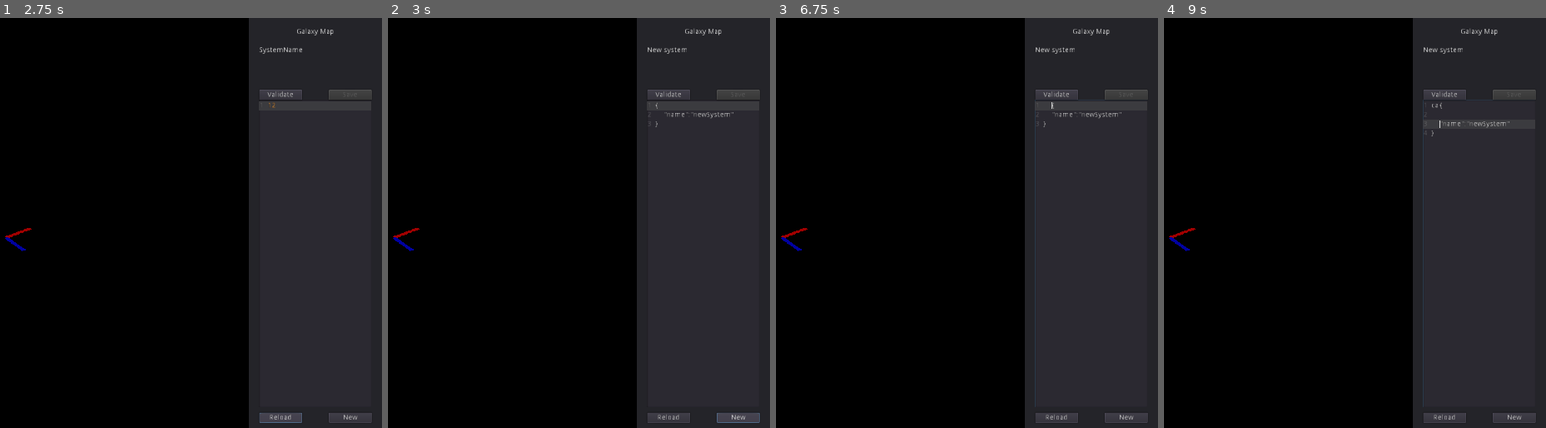
Above: before the commit, frames 1-4 (left to right).
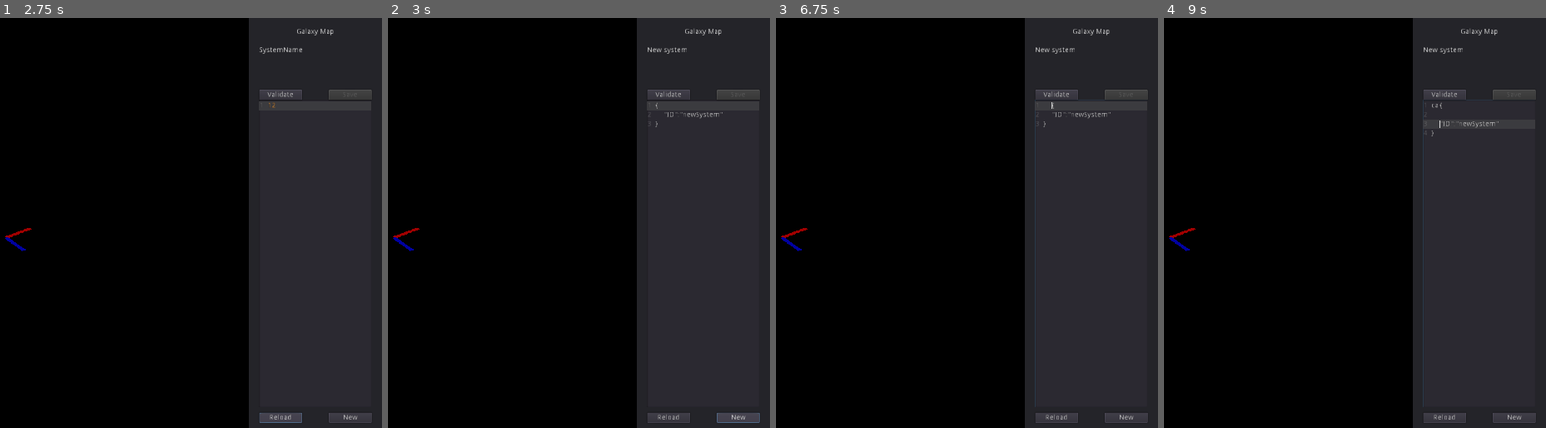
Above: after the commit, the same moments.

Repository: wraitii/WindRider
Game: Godot game, scene res://source/editors/GalaxyEditor.tscn
Same seed, same stepped clock (60 frames per second), same inputs: the game is played once before the commit and once after it. This scene is started directly instead of the project's main scene.
Inputs (mouse positions are in pixels of both pictures, inside the frame that each line leads up to):
- Up to frame 1 (2.75 s): click (317, 251) at 0.52 s; type "12" at 0.6 s; click "Validate" at 1.25 s; click "Reload" at 2 s
- Up to frame 2 (3 s): click "New" at 2.75 s
- Up to frame 3 (6.75 s): click "New" at 3.5 s; tap Enter (ship_dock) at 4.25, 5.1 s; move the mouse to (970, 202) at 4.27 s; hold Right (ship_rotate_right) 4.28-5.03 s; hold A (ship_aim_towards_target) 4.28-5.03 s; click (970, 202) at 4.42 s; tap Escape (ship_reset_systems) at 5, 5.75, 6.5 s; move the mouse to (outside the picture) at 5.02 s; hold Down (ship_reverse) 5.03-5.78 s; move the mouse to (890, 132) at 5.77 s; hold Right (ship_rotate_right) 5.78-6.53 s; tap Space (ship_fire) at 5.85 s; move the mouse to (791, 305) at 6.52 s; hold Up (ship_thrust) from 6.53 s (still down); tap Tab (ship_next_target) at 6.6 s; click (791, 305) at 6.67 s
- Up to frame 4 (9 s): tap Escape (ship_reset_systems) at 7.25, 8 s; move the mouse to (1412, 284) at 7.27 s; release Up (ship_thrust) at 7.28 s; hold Left (ship_rotate_left) 7.28-8.78 s; tap C (switch_camera) at 7.35 s; move the mouse to (outside the picture) at 8.02 s; tap A (ship_aim_towards_target) at 8.1 s; move the mouse to (1248, 223) at 8.77 s; hold Down (ship_reverse) from 8.78 s (still down); tap Enter (ship_dock) at 8.85 s; click (1248, 223) at 8.92 s

Frame 1 is identical in both runs. In frame 2, 0.1% of the frame differs, in the area x 72-91%, y 22-25%; in frame 3, 0.1%; in frame 4, 0.1%.
Error before the commit: Unable to iterate on object of type 'Nil'. (res://source/game/SystemsMgr.gd:23)
Error after the commit: Unable to iterate on object of type 'Nil'. (res://source/lib/DataMgr.gd:18)

Commit message:
Put in place what I need for societies and traits. Start a rework of managers but not sure it will pan out…

Diff:
--- a/project.godot
+++ b/project.godot
@@ -23,7 +23,6 @@
 
 IO="*res://source/lib/IO.gd"
 A2V="*res://source/lib/ArrayToVectors.gd"
-DataMgr="*res://source/lib/DataMgr.gd"
 NodeHelpers="*res://source/lib/NodeHelpers.gd"
 Core="*res://source/Core.gd"
 Enums="*res://source/game/Enums.gd"
--- a/source/Core.gd
+++ b/source/Core.gd
@@ -1,16 +1,17 @@
 extends Node
 ## Autoloaded at start, always present.
 
-const SystemsMgr = preload('game/SystemsMgr.gd')
-const ComponentDataMgr = preload('game/ComponentDataMgr.gd')
-const ShipDataManager = preload('game/ShipDataManager.gd')
-const LandableDataMgr = preload('game/LandableDataMgr.gd')
-const ProjectileDataMgr = preload('game/ProjectileDataMgr.gd')
+const DataMgr = preload('lib/DataMgr.gd')
+
+const SocietyMgr = preload('game/mgr/SocietyMgr.gd')
+const SystemsMgr = preload('game/mgr/SystemsMgr.gd')
+const LandableMgr = preload('game/mgr/LandableMgr.gd')
+const OutsideWorldSim = preload('game/OutsideWorldSimulator.gd')
+
+const DamageMgr = preload('game/DamageMgr.gd')
 
 const GalacticTime = preload('game/GalacticTime.gd')
 const GameStatus = preload('game/GameStatus.gd')
-const OutsideWorldSim = preload('game/OutsideWorldSimulator.gd')
-const DamageMgr = preload('game/DamageMgr.gd')
 
 const InGame = preload('game/ingame.tscn')
 const Docked = preload('game/Docked.tscn')
@@ -18,17 +19,25 @@
 const Character = preload('game/Character.tscn')
 const Ship = preload('game/Ship.tscn')
 
+var dataMgr = DataMgr.new();
+
+var societyMgr = SocietyMgr.new()
 var systemsMgr = SystemsMgr.new()
-var shipsData = ShipDataManager.new()
-var componentsData = ComponentDataMgr.new()
-var projectilesData = ProjectileDataMgr.new()
-var landablesData = LandableDataMgr.new()
-var gameState = GameStatus.new()
+var landablesData = LandableMgr.new()
 var outsideWorldSim = OutsideWorldSim.new()
+
+var gameState;
 var damageMgr = DamageMgr.new()
+
+func _init():
+	societyMgr.populate()
+	systemsMgr.populate()
+	landablesData.populate()
 
 func create_new_game():
 	NodeHelpers.queue_delete(get_node('/root/MainMenu'))
+
+	gameState = GameStatus.new()
 
 	gameState.galacticTime = GalacticTime.new(3065, 04, 12, 13, 48)
 
@@ -51,6 +60,7 @@
 
 func load_saved_game():
 	NodeHelpers.queue_delete(get_node('/root/MainMenu'))
+	gameState = GameStatus.new();
 	gameState.load_save(get_node('/root'));
 	load_scene();
 
--- a/source/editors/GalaxyEditor.gd
+++ b/source/editors/GalaxyEditor.gd
@@ -13,7 +13,7 @@
 
 func on_system_selected(system):
 	currentSystem = system;
-	get_node('GUI/SystemName').text = system.name
+	get_node('GUI/SystemName').text = system.ID
 	get_node('GUI/Code').text = IO.read_whole_file(system.raw_path)
 	pass;
 
@@ -22,7 +22,7 @@
 	if code.error != OK:
 		get_node('GUI/Save').disabled = true;
 		return;
-	if !Core.systemsMgr._core_validation(code.result, "", currentSystem.name):
+	if !Core.systemsMgr._core_validation(code.result, "", currentSystem.ID):
 		get_node('GUI/Save').disabled = true;
 		return;
 	get_node('GUI/Save').disabled = false;
@@ -36,24 +36,24 @@
 		Core.systemsMgr._load(get_node('FileDialog').current_path)
 		get_node('GalaxyView/GalaxyViewport/GalaxyMap/MapScript').init()
 		get_node('GUI/Save').disabled = true;
-		on_system_selected(Core.systemsMgr.get(JSON.parse(get_node('GUI/Code').text).result.name));
+		on_system_selected(Core.systemsMgr.get(JSON.parse(get_node('GUI/Code').text).result.ID));
 		return
 	IO.save_text_to_file(currentSystem.raw_path, str(get_node('GUI/Code').text))
-	Core.systemsMgr._unload(currentSystem.name)
+	Core.systemsMgr._unload(currentSystem.ID)
 	Core.systemsMgr._load(currentSystem.raw_path)
 	get_node('GalaxyView/GalaxyViewport/GalaxyMap/MapScript').init()
 	get_node('GUI/Save').disabled = true;
-	on_system_selected(Core.systemsMgr.get(JSON.parse(get_node('GUI/Code').text).result.name));
+	on_system_selected(Core.systemsMgr.get(JSON.parse(get_node('GUI/Code').text).result.ID));
 
 func _on_Code_text_changed():
 	get_node('GUI/Save').disabled = true;
 
 func _on_New_pressed():
-	var code = "{\n\t\"name\":\"newSystem\"\n}"
+	var code = "{\n\t\"ID\":\"newSystem\"\n}"
 	get_node('GUI/Save').disabled = true;
 	get_node('GUI/Code').text = code;
 	get_node('GUI/SystemName').text = "New system";
-	currentSystem = { "name": null }
+	currentSystem = { "ID": null }
 
 func _on_Reload_pressed():
 	Core.systemsMgr._reload();
--- a/source/game/Character.gd
+++ b/source/game/Character.gd
@@ -6,6 +6,9 @@
 
 var credits = 0;
 
+# Array of target - Opinion
+var relations = {}
+
 func set_current_ship(s):
 	ship = s;
 	Core.gameState.playerShip = s;
--- a/source/game/ComponentDataMgr.gd
+++ /dev/null
@@ -1,7 +0,0 @@
-extends "res://source/lib/DataMgr.gd"
-
-func _init().('Component', 'res://data/ship_components/'):
-	pass
-
-func _validation(data):
-	return true
--- a/source/game/Docked.gd
+++ b/source/game/Docked.gd
@@ -5,7 +5,7 @@
 func init(l):
 	Core.gameState.save_game();
 	landableData = l;
-	get_node('PlanetName').text = landableData.name
+	get_node('PlanetName').text = landableData.ID
 	_check_hyperfuel();
 
 func _on_Undock_pressed():
--- a/source/game/Landable.gd
+++ b/source/game/Landable.gd
@@ -1,6 +1,9 @@
 extends Area
 
 var data;
+
+### 0-100
+var societyPresence = {};
 
 func _ready():
 	add_to_group('Landables', true)
@@ -8,6 +11,13 @@
 
 func init(landableName):
 	data = Core.landablesData.get(landableName)
+	for c in data['society_presence']:
+		assert(Core.societyData.get(c['name'] != null))
+		societyPresence[c['name']] = c['presence']
+
+################
+################
+### Docking
 
 func deliver(obj):
 	obj.translation = translation
--- a/source/game/LandableDataMgr.gd
+++ /dev/null
@@ -1,7 +0,0 @@
-extends "res://source/lib/DataMgr.gd"
-
-func _init().('Landable', 'res://data/landables/'):
-	pass
-
-func _validation(landableData):
-	return true
--- /dev/null
+++ b/source/game/LifeEvent.gd
@@ -0,0 +1,5 @@
+extends Node
+
+### LifeEvent
+## An event that happened in the life of a character
+## Unlike traits, those are mostly for storytelling.
--- /dev/null
+++ b/source/game/Opinion.gd
@@ -0,0 +1,14 @@
+extends Node
+
+### Opinion
+## Keeps all events and current status
+## related to the relations between any two entities in-game
+
+var holder;
+var target;
+
+var core_opinion;
+
+func _init(h, t):
+	holder = h;
+	target = t;
--- a/source/game/ProjectileDataMgr.gd
+++ /dev/null
@@ -1,10 +0,0 @@
-extends "res://source/lib/DataMgr.gd"
-
-func _init().('Projectile', 'res://data/projectiles/'):
-	pass
-
-func _validation(data):
-	if !('type' in data):
-		print("Error: no type in projectile" + data.name)
-		return false
-	return true
--- a/source/game/Ship.gd
+++ b/source/game/Ship.gd
@@ -379,4 +379,4 @@
 	emit_signal('add_chat_message', chatData.message)
 	if convo is Docking:
 		if chatData.data.type == Docking.DOCKING_NOW:
-			dock(sender.data.name)
+			dock(sender.data.ID)
--- a/source/game/ShipDataManager.gd
+++ /dev/null
@@ -1,37 +0,0 @@
-extends Node
-
-var shipsData = {} setget __nos, __nog
-
-func _init():
-	var path = 'res://data/ships/'
-	var files = IO.list_dir(path, '.json')
-	for f in files:
-		_load_ship(path + f)
-
-func _load_ship(path):
-	var data = IO.read_json(path)
-
-	if !("name" in data):
-		print("Error: ship has no name: " + path)
-		return
-
-	if data['name'] in shipsData:
-		print('Error: Ship name ' + data['name'] + ' already exists.' + path);
-		return
-
-	if !("scene" in data):
-		print("Error: ship has no scenes: " + path)
-		return
-
-	shipsData[data['name']] = data
-
-func __nos(a):
-	pass
-func __nog():
-	pass
-
-func get(s):
-	if !(s in shipsData):
-		print("ship data for " + s + " not found")
-		return null
-	return shipsData[s]
--- /dev/null
+++ b/source/game/Society.gd
@@ -0,0 +1,16 @@
+extends 'Character.gd'
+
+const Opinion = preload('Opinion.gd')
+### Society
+## A society is supposed to represent a corporation or a government
+## Basically an entity that can have an opinion on other societies and characters
+
+var ID;
+
+func init(d):
+	ID = d.ID
+	if 'relations' in d:
+		for rel in d['relations']:
+			var tgt = Core.societyData.get(rel['target']);
+			var r = Opinion.new(self, tgt);
+			r.core_opinion = rel['core_opinion'];
--- a/source/game/System.gd
+++ b/source/game/System.gd
@@ -1,13 +1,13 @@
 extends Spatial
 
-var systemName : String;
+var ID : String;
 
 const Star = preload('Star.tscn')
 const Landable = preload('Landable.tscn')
 const JumpZone = preload('JumpZone.tscn')
 
 func init(systemData):
-	systemName = systemData.name;
+	ID = systemData.ID;
 	_parse_stars(systemData)
 	_parse_landables(systemData)
 	_parse_jump_zones(systemData)
@@ -30,7 +30,7 @@
 
 	for landableDef in sysData['landables']:
 		var landable = Landable.instance()
-		landable.init(landableDef['name'])
+		landable.init(landableDef['ID'])
 
 		self.add_child(landable)
 		var pos = landableDef['position']
@@ -43,7 +43,7 @@
 
 	for jsd in sysData['jump_zones']:
 		var pos = jsd['position']
-		var jumpTo = Core.systemsMgr.get(jsd['name'])
+		var jumpTo = Core.systemsMgr.get(jsd['ID'])
 		if !jumpTo: pass
 
 		var jumpZone = JumpZone.instance()
--- a/source/game/SystemsMgr.gd
+++ /dev/null
@@ -1,13 +0,0 @@
-extends "res://source/lib/DataMgr.gd"
-
-func _init().('System', 'res://data/systems/'):
-	pass
-
-func _validation(data):
-	if !('position' in data):
-		print("Error: System without position" + data.name)
-		return false
-	return true
-
-func get_systems():
-	return data
--- /dev/null
+++ b/source/game/Trait.gd
@@ -0,0 +1,5 @@
+extends Node
+
+### Trait
+## Holds information about the "personality" of a character/society.
+## Similar to CKII traits in functionality.
--- /dev/null
+++ b/source/game/dock/Marketplace.gd
@@ -0,0 +1,19 @@
+extends Control
+
+### Marketplace
+## Allows you to buy and sell stuff.
+## Combines the trade, outfit and shipyards functionality all in one.
+## This is just an abstraction for what's happening on the dock.
+
+var ownerDock;
+
+var products = {}
+
+func init(d):
+	ownerDock = d;
+	_update_products()
+
+func _update_products():
+	for socName in ownerDock.societyPresence:
+		var society = Core.societyData.get(
+	pass
--- /dev/null
+++ b/source/game/dock/Marketplace.tscn
@@ -0,0 +1,8 @@
+[gd_scene load_steps=2 format=2]
+
+[ext_resource path="res://source/game/dock/Marketplace.gd" type="Script" id=1]
+
+[node name="Marketplace" type="Control"]
+anchor_right = 1.0
+anchor_bottom = 1.0
+script = ExtResource( 1 )
--- a/source/game/gui/NavSystem.gd
+++ b/source/game/gui/NavSystem.gd
@@ -18,4 +18,4 @@
 	if !system.get_ref().targetNode:
 		get_node('Targeting').text = 'No nav target';
 		return
-	get_node('Targeting').text = 'Targeting: ' + system.get_ref().targetNode.name;
+	get_node('Targeting').text = 'Targeting: ' + system.get_ref().targetNode.ID;
--- a/source/game/gui/Radar.gd
+++ b/source/game/gui/Radar.gd
@@ -26,7 +26,7 @@
 
 		if l is JumpZone:
 			id = l.jumpTo;
-		else: id = l.data.name
+		else: id = l.data.ID
 
 		if id in radar:
 			pixel = radar[id]
--- a/source/game/gui/Target.gd
+++ b/source/game/gui/Target.gd
@@ -9,7 +9,7 @@
 func _process(delta):
 	assert(target.get_ref())
 
-	get_node('aligner/TargetInfo').text = target.get_ref().data.name;
+	get_node('aligner/TargetInfo').text = target.get_ref().data.ID;
 	var txt = "";
 	txt += 'Shields: ' + str(target.get_ref().shields) + '\n'
 	txt += 'Armour: ' + str(target.get_ref().armour) + '\n'
--- a/source/game/ingame.gd
+++ b/source/game/ingame.gd
@@ -27,7 +27,7 @@
 		assert(ship.docking.status == Enums.DOCKSTATUS.UNDOCKING)
 		var landables = get_tree().get_nodes_in_group('Landables')
 		for l in landables:
-			if l.data.name == ship.docking.dock:
+			if l.data.ID == ship.docking.dock:
 				l.deliver(ship)
 				break
 	elif ship.hyperNavigating != null:
--- /dev/null
+++ b/source/game/mgr/LandableMgr.gd
@@ -0,0 +1,14 @@
+extends "res://source/lib/EntityMgr.gd"
+
+const Landable = preload('../Landable.gd')
+
+func _init().('Landable', 'res://data/landables/'):
+	pass
+
+func create(data):
+	var item = Landable.new();
+	item.init(data);
+	return item;
+
+func validation(data, path):
+	return true
--- /dev/null
+++ b/source/game/mgr/SocietyMgr.gd
@@ -0,0 +1,16 @@
+extends "res://source/lib/EntityMgr.gd"
+
+const Society = preload('../Society.gd')
+
+func _init().('Society', 'res://data/societies/'):
+	pass
+
+func create(data):
+	var item = Society.new();
+	item.init(data);
+	return item;
+
+func validation(data, path):
+	if !('short_name' in data):
+		print("Missing short name in Society: " + path)
+	return true
--- /dev/null
+++ b/source/game/mgr/SystemsMgr.gd
@@ -0,0 +1,20 @@
+extends "res://source/lib/EntityMgr.gd"
+
+const System = preload('../System.gd')
+
+func _init().('Systems', 'res://data/systems/'):
+	pass
+
+func create(data):
+	var item = System.new();
+	item.init(data);
+	return item;
+
+func get_systems():
+	return data
+
+func validation(data, path):
+	if !('position' in data):
+		print("Error: System without position" + path)
+		return false
+	return true
--- a/source/lib/DataMgr.gd
+++ b/source/lib/DataMgr.gd
@@ -1,68 +1,29 @@
 extends Node
 
 ## DataMgr
-## Generic abstraction about preloading JSON data into memory
+## Generic handler for raw JSON raw data.
+## This is intended to hold data that won't change.
 
 var data = {} setget __nos, __nog
-var kind;
-var own_path;
 
 # Fake getters
-func __nos(a):
-	pass
-func __nog():
-	pass
+func __nos(a): pass
+func __nog(): pass
 
-func _init(k, path):
-	init(k, path)
+func _init():
+	_load_folder('res://data/');
 
-func init(k, path):
-	own_path = path;
-	kind = k
+func _load_folder(path):
 	var files = IO.list_dir(path, '.json')
 	for f in files:
 		_load(path + f)
 
-func _reload():
-	data = {};
-	init(kind, own_path)
-
-func _unload(name):
-	data.erase(name);
-
 func _load(path):
 	var datum = IO.read_json(path)
-
-	if !_core_validation(datum, path):
-		return null;
-
-	datum.raw_path = path
-
-	data[datum['name']] = datum
+	data[path] = datum
 
 func get(s):
 	if !(s in data):
-		print(kind + " data for " + s + " not found")
+		print("Data for " + s + " not found")
 		return null
 	return data[s]
-
-func _core_validation(datum, path, ignore_name = null):
-	if !('name' in datum):
-		print('Error: ' + kind + ' has no name: ' + path)
-		return false
-
-	if 'raw_path' in datum:
-		print('Error: ' + kind + ' uses reserved name raw_path: ' + path)
-		return false
-
-	if datum['name'] in data && (ignore_name == null || ignore_name != datum['name']):
-		print('Error: ' + kind + ' name ' + datum['name'] + ' already exists.' + path);
-		return false
-
-	if !_validation(datum):
-		return false
-
-	return true
-
-func _validation(data):
-	return true;
--- /dev/null
+++ b/source/lib/EntityMgr.gd
@@ -0,0 +1,46 @@
+extends Node
+
+## EntityMgr
+## Generic abstraction around and ID->Script
+## This holds no data
+
+var data = {} setget __nos, __nog
+var kind;
+var path;
+
+# Fake getters
+func __nos(a): pass
+func __nog(): pass
+
+func _init(k, p):
+	kind = k
+	path = p
+
+func populate():
+	var files = IO.list_dir(path, '.json')
+	for f in files:
+		var source = IO.read_json(path + f);
+		if !validation(source, path + f):
+			continue
+		var obj = create(source)
+		register(obj);
+
+func get(s):
+	if !(s in data):
+		print('Warning: ' + s + ' not found in ' + kind);
+		return null
+	return data[s]
+
+# virtual
+# supposed to return the object being created
+func create(data):
+	pass
+
+func validation(data, path):
+	pass
+
+func register(item):
+	data[item.ID] = item;
+
+func unregister(item):
+	data.erase(item.ID);
--- a/source/lib/IO.gd
+++ b/source/lib/IO.gd
@@ -2,6 +2,7 @@
 
 ## Brand new full-cost abstraction
 
+## Returns all files in the folder, prepending subdirectories.
 # returns null in case of error
 static func list_dir(dirPath, ext = null):
 	var dir = Directory.new()
@@ -17,7 +18,7 @@
 			file_name = dir.get_next()
 			continue;
 		if dir.current_is_dir():
-			var dret = list_dir(dirPath + file_name, ext)
+			var dret = list_dir(dirPath + file_name + '/', ext)
 			for a in dret:
 				ret.push_back(file_name + '/' + a)
 			print(ret)
